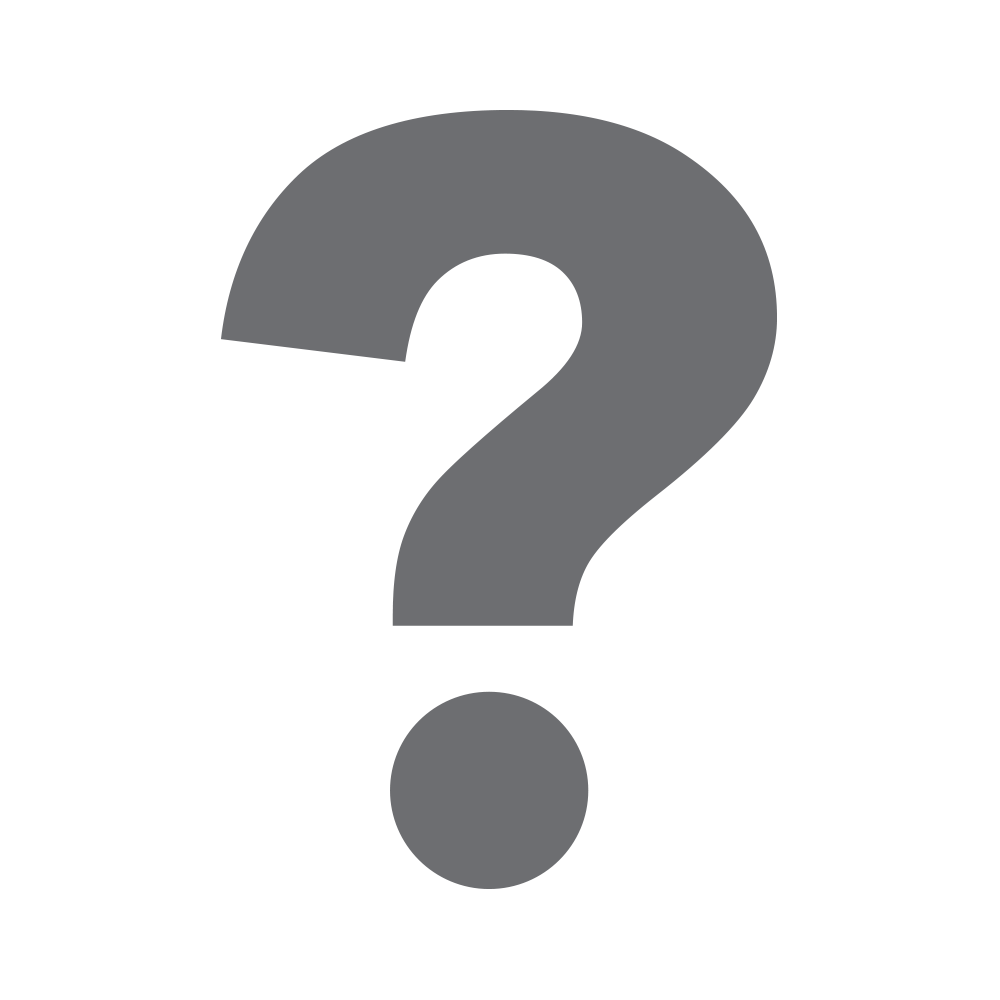
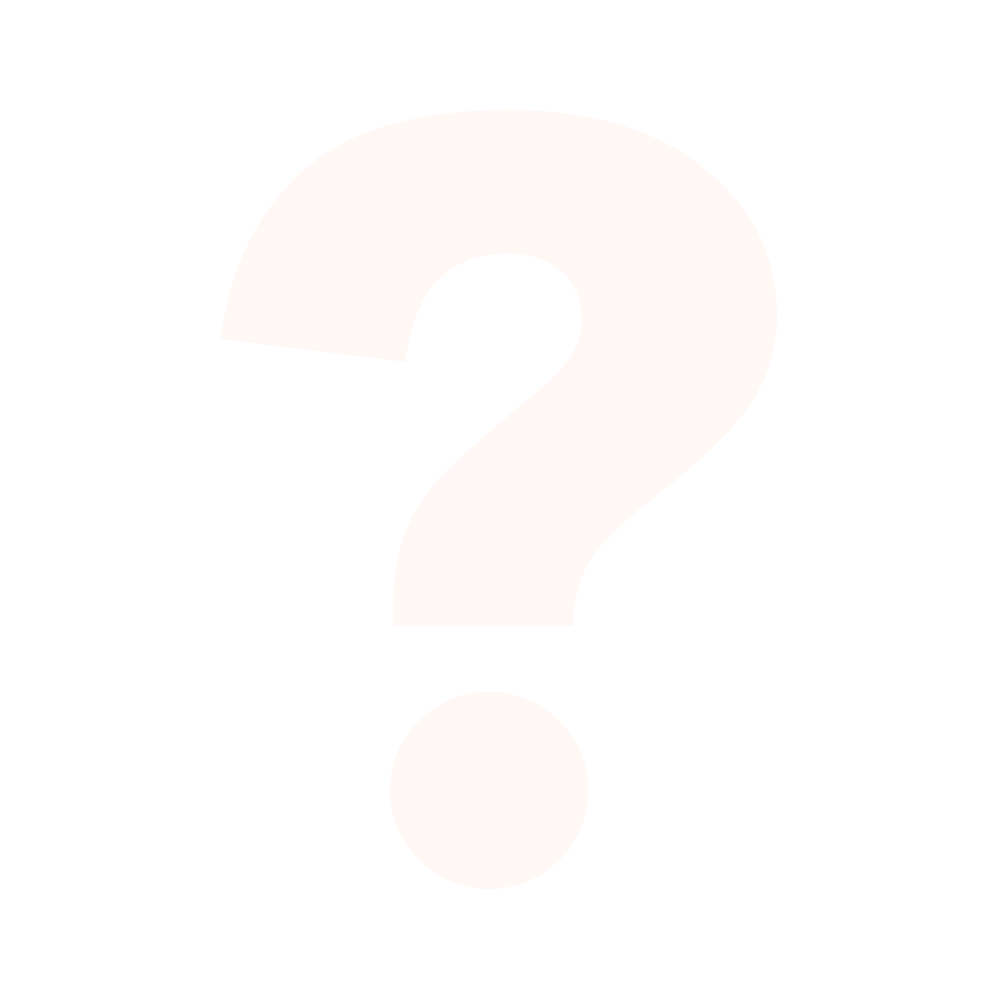
Layered file, before and after one edit (1000 x 1000). Changes by layer:
pixels changed over box(221, 110, 777, 889) (layer not identified)
